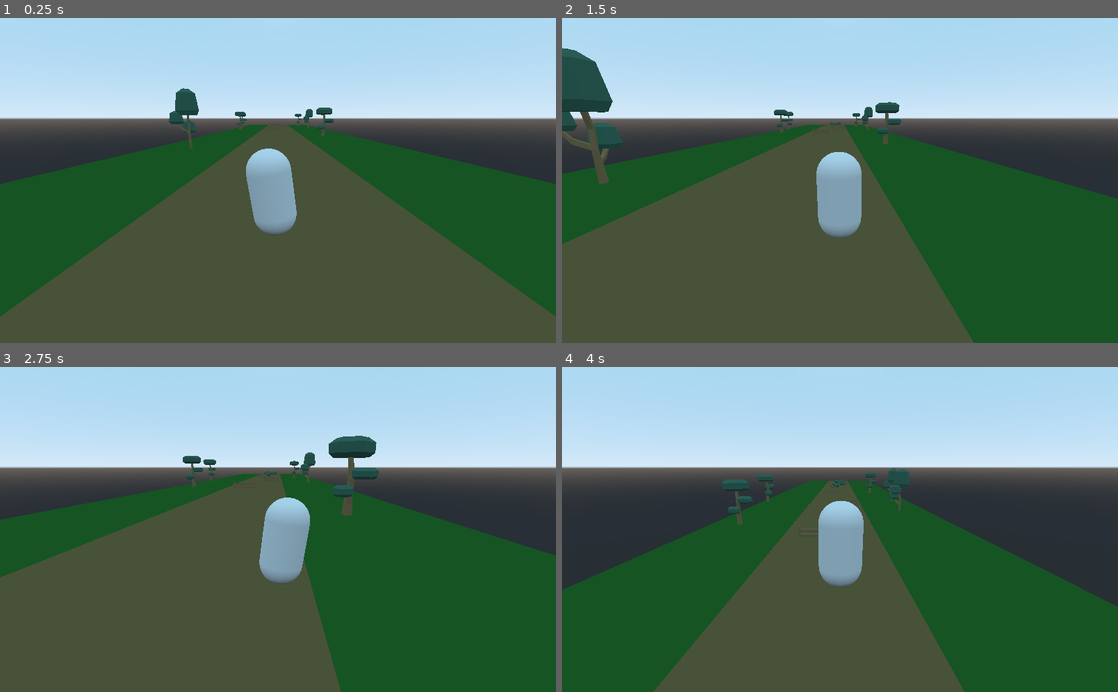
Above: before the commit, frames 1-4 (two rows, left to right).
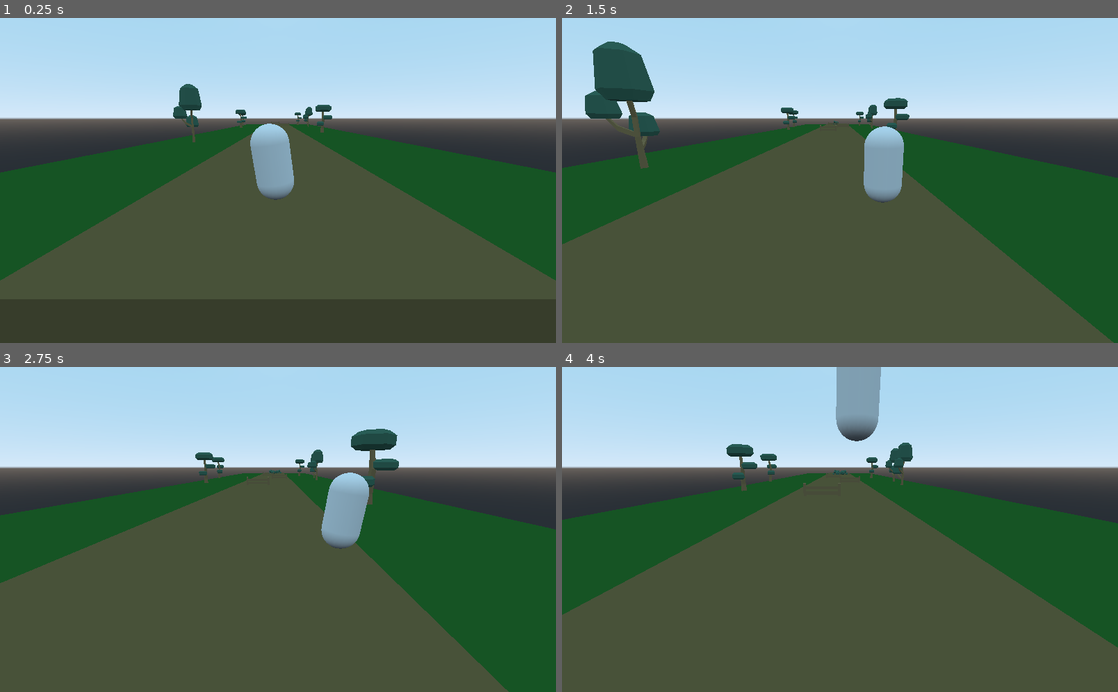
Above: after the commit, the same moments.

Repository: tjmlehtinen/aitajuoksu_bb_2022
Game: Godot game, scene res://scenes/Main.tscn
Two runs of this game, one before a commit and one after it. Both use one fixed random seed, a clock stepped at 60 frames per second and the inputs below.
Inputs:
- Up to frame 1 (0.25 s): no input
- Up to frame 2 (1.5 s): hold Right (move_right) 0.53-1.28 s; tap Space (jump) at 0.77 s; hold Left (move_left) from 1.28 s (still down)
- Up to frame 3 (2.75 s): tap Space (jump) at 1.52 s; release Left (move_left) at 2.03 s; hold Right (move_right) from 2.03 s (still down)
- Up to frame 4 (4 s): tap Space (jump) at 3.02, 3.77 s; release Right (move_right) at 3.53 s; hold Left (move_left) from 3.53 s (still down)

The runs differ from the first frame. In frame 1, 9.9% of the frame differs, in the area x 0-100%, y 20-92%; in frame 2, 18%; in frame 3, 17%; in frame 4, 41%, in the area x 0-100%, y 0-100%.

Commit message:
camera mainiin

Diff:
--- a/scenes/Main.tscn
+++ b/scenes/Main.tscn
@@ -1,12 +1,14 @@
-[gd_scene load_steps=5 format=2]
+[gd_scene load_steps=6 format=2]
 
 [ext_resource path="res://scenes/RoadStart.tscn" type="PackedScene" id=1]
 [ext_resource path="res://scenes/Player.tscn" type="PackedScene" id=2]
 [ext_resource path="res://scenes/Road1.tscn" type="PackedScene" id=3]
 [ext_resource path="res://scenes/Road2.tscn" type="PackedScene" id=4]
+[ext_resource path="res://scripts/Main.gd" type="Script" id=5]
 
 [node name="Main" type="Spatial"]
 transform = Transform( 1, 0, 0, 0, 1, 0, 0, 0, 1, 0, -0.162068, 0 )
+script = ExtResource( 5 )
 
 [node name="RoadStart" parent="." instance=ExtResource( 1 )]
 
@@ -18,3 +20,8 @@
 
 [node name="Road2" parent="." instance=ExtResource( 4 )]
 transform = Transform( 1, 0, 0, 0, 1, 0, 0, 0, 1, 0, 0, -100 )
+
+[node name="CameraHinge" type="Spatial" parent="."]
+
+[node name="Camera" type="Camera" parent="CameraHinge"]
+transform = Transform( 1, 0, 0, 0, 0.965926, 0.258819, 0, -0.258819, 0.965926, 0, 2.859, 6 )
--- a/scenes/Player.tscn
+++ b/scenes/Player.tscn
@@ -12,9 +12,6 @@
 collision_mask = 6
 script = ExtResource( 1 )
 
-[node name="Camera" type="Camera" parent="."]
-transform = Transform( 1, 0, 0, 0, 0.965926, 0.258819, 0, -0.258819, 0.965926, 0, 2.85872, 5 )
-
 [node name="CollisionShape" type="CollisionShape" parent="."]
 transform = Transform( 1, 0, 0, 0, -4.37114e-08, -1, 0, 1, -4.37114e-08, 0, 1, 0 )
 shape = SubResource( 2 )
--- /dev/null
+++ b/scripts/Main.gd
@@ -0,0 +1,16 @@
+extends Spatial
+
+# onready vars
+onready var player = $Player
+onready var camera = $CameraHinge
+
+# Called when the node enters the scene tree for the first time.
+func _ready():
+	pass # Replace with function body.
+
+
+# Called every frame. 'delta' is the elapsed time since the previous frame.
+func _process(delta):
+	camera.translation.z = player.translation.z
+	camera.translation.y = 0
+	camera.translation.x = player.translation.x / 2
